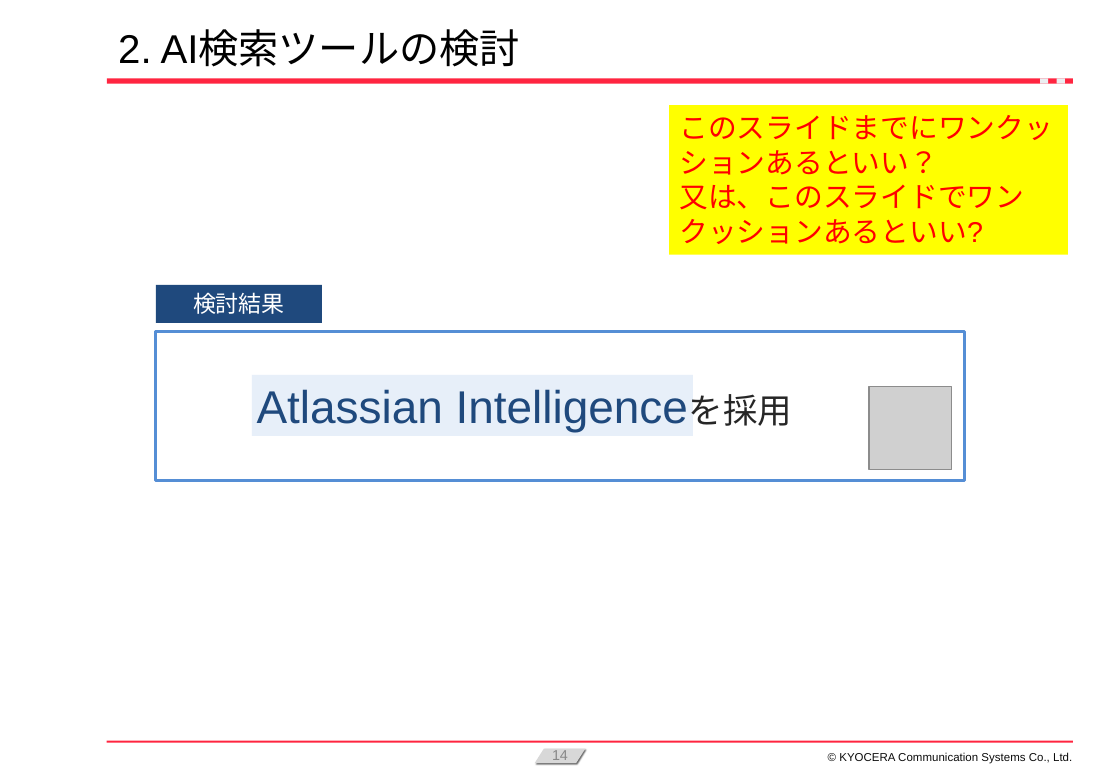
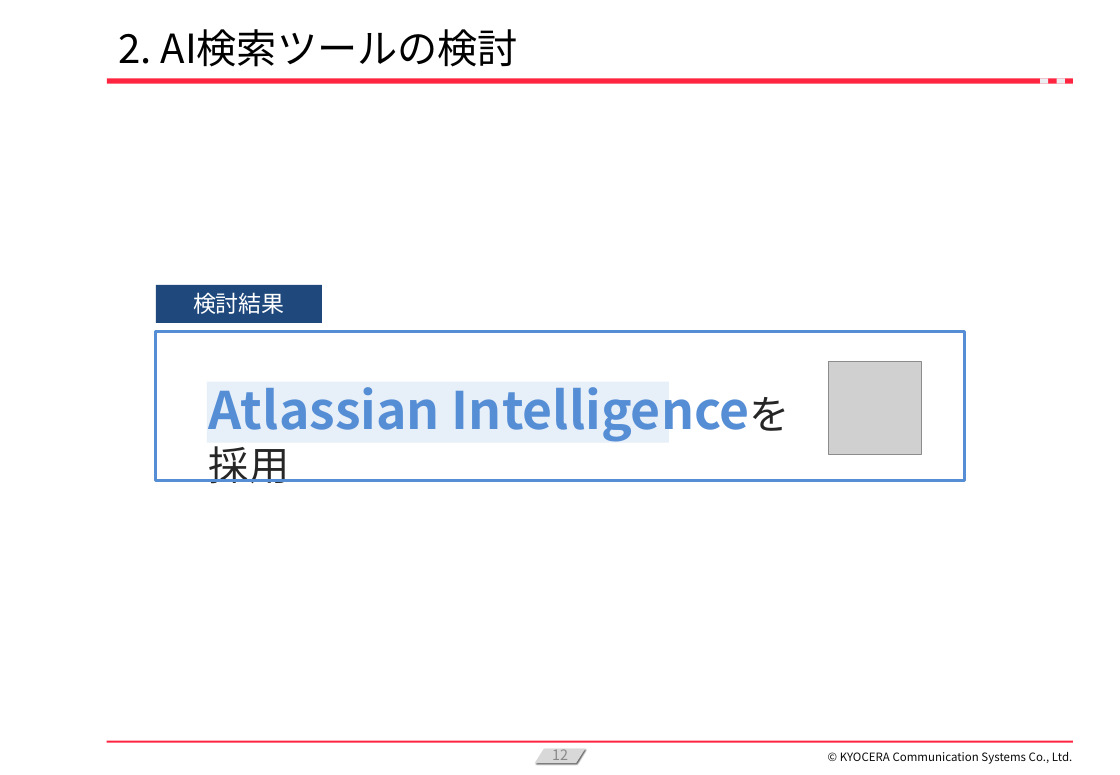
Before and after one commit to KanataOsako/SCSA, a slide deck: slide 12 of src/研究レポート/業務改善【大迫かなた】2024年予選会資料_最新.pptx (slide 14 before the commit). Drawn at 1120x775 pixels with LibreOffice and Linux fonts; fonts in the diff are those of the drawing; grey boxes stand for pictures; background and template pictures are left out. Boxes give left, top, right and bottom in pixels: in the first picture for what was removed or moved away, otherwise in the second. Text is boxed around its words. In the diff, an @@ line names an element or a change of style, - is before the commit and + after.

```diff
--- a/src/研究レポート/業務改善【大迫かなた】2024年予選会資料_最新.pptx
+++ b/src/研究レポート/業務改善【大迫かなた】2024年予選会資料_最新.pptx
@@ title "2. AI検索ツールの検討" at (118,29,518,67): font Arial to Noto Sans CJK JP @@
@@ rectangle removed at (669,105,1068,255) @@
-  このスライドまでにワンクッションあるといい？
-  又は、このスライドでワンクッションあるといい?
@@ text "Atlassian Intelligenceを採用": place and size @@
-text "Atlassian Intelligenceを採用" at (257,389,443,424)
+text "Atlassian Intelligenceを採用" at (209,387,440,430)
@@ text "Atlassian Intelligenceを採用" at (209,387,440,430): size 32 to 36 pt, text colour #1F497D to #558ED5, bold on in "Atlassian Intelligenceを採用"; size 24 to 28 pt in "Intelligenceを採用"; font Arial to Noto Sans CJK JP @@
@@ rectangle: place and size @@
-rectangle at (252,375,694,436)
+rectangle at (207,382,669,443)
@@ picture: place and size @@
-picture at (870,387,952,470)
+picture at (828,362,921,455)
@@ page number at (552,749,568,764): text changed; font Arial to Noto Sans CJK JP @@
-14
+12
@@ text "© KYOCERA Communication Systems Co., ..." at (840,752,1073,764): font Arial to Noto Sans CJK JP @@
```
Also in this commit, not shown: 26 other slides changed, 7 slides added, 5 slides removed.
